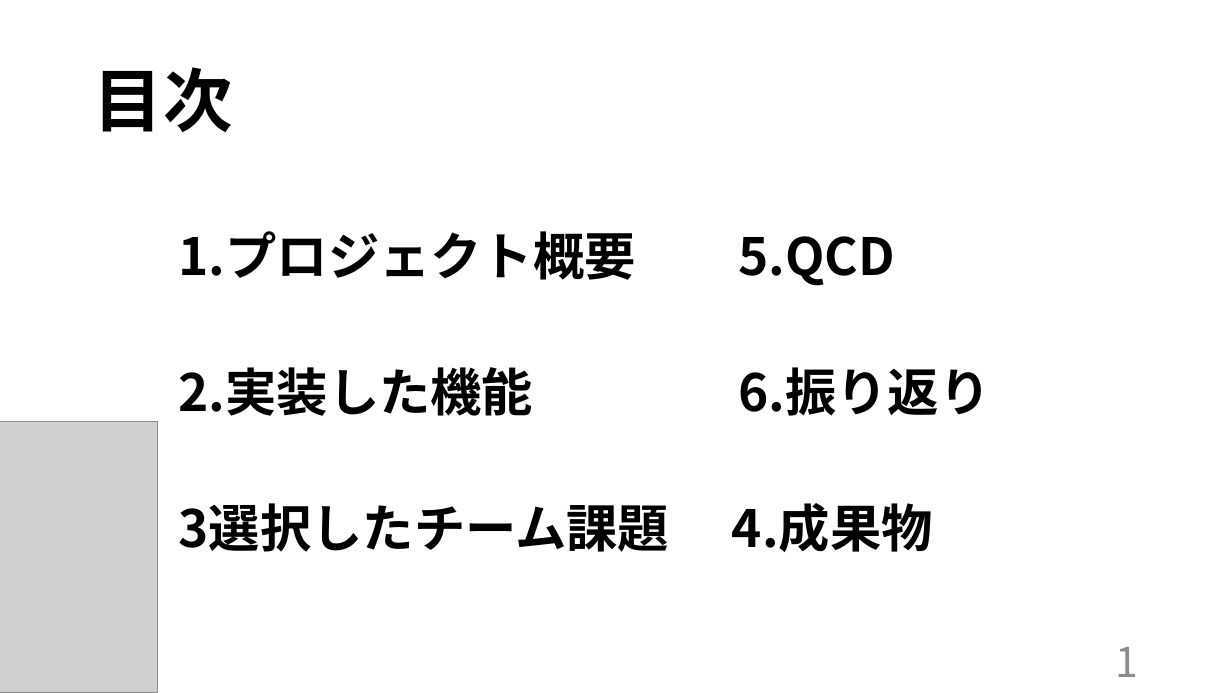
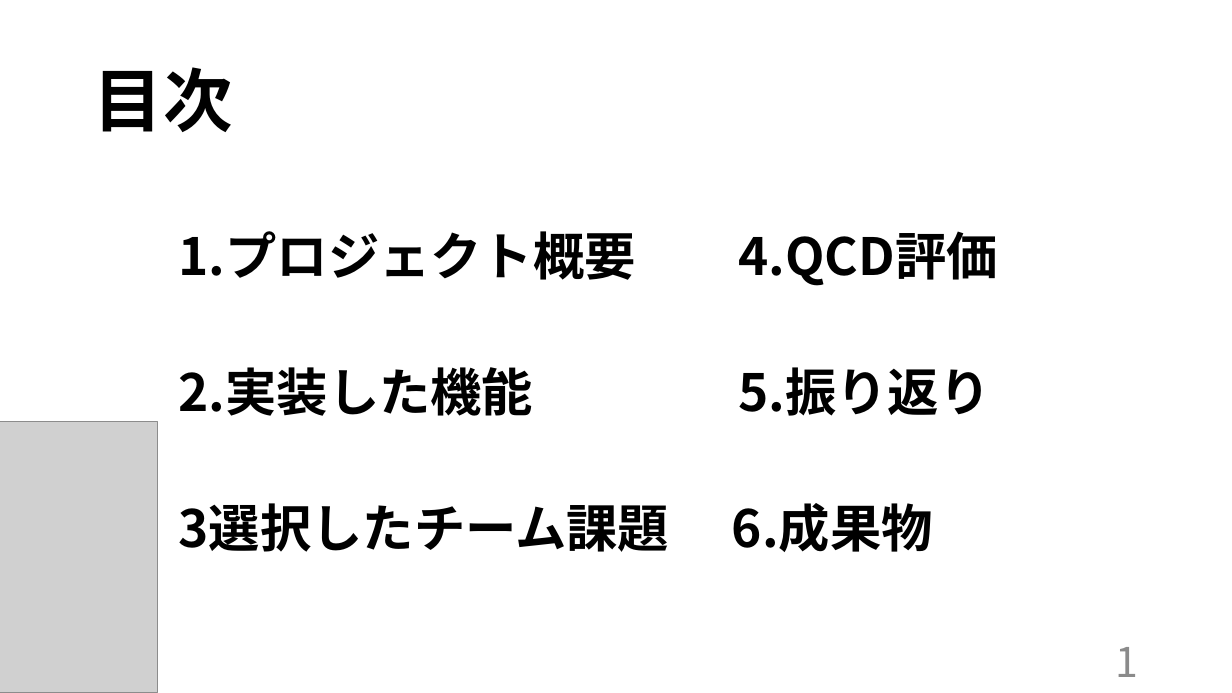
Before and after one commit to kazukiyoshida96/PM-, a slide deck: slide 2 of 最終.pptx. Drawn at 1232x693 pixels with LibreOffice and Linux fonts; fonts in the diff are those of the drawing; grey boxes stand for pictures. Boxes give left, top, right and bottom in pixels: in the first picture for what was removed or moved away, otherwise in the second. Text is boxed around its words. In the diff, an @@ line names an element or a change of style, - is before the commit and + after.

```diff
--- a/最終.pptx
+++ b/最終.pptx
@@ text at (179, 231, 997, 552): text changed @@
-1.プロジェクト概要 5.QCD
-2.実装した機能 6.振り返り
-3選択したチーム課題 4.成果物
+1.プロジェクト概要 4.QCD評価
+2.実装した機能 5.振り返り
+3選択したチーム課題 6.成果物
```
Also in this commit, not shown: 3 other slides changed, 3 other files.
